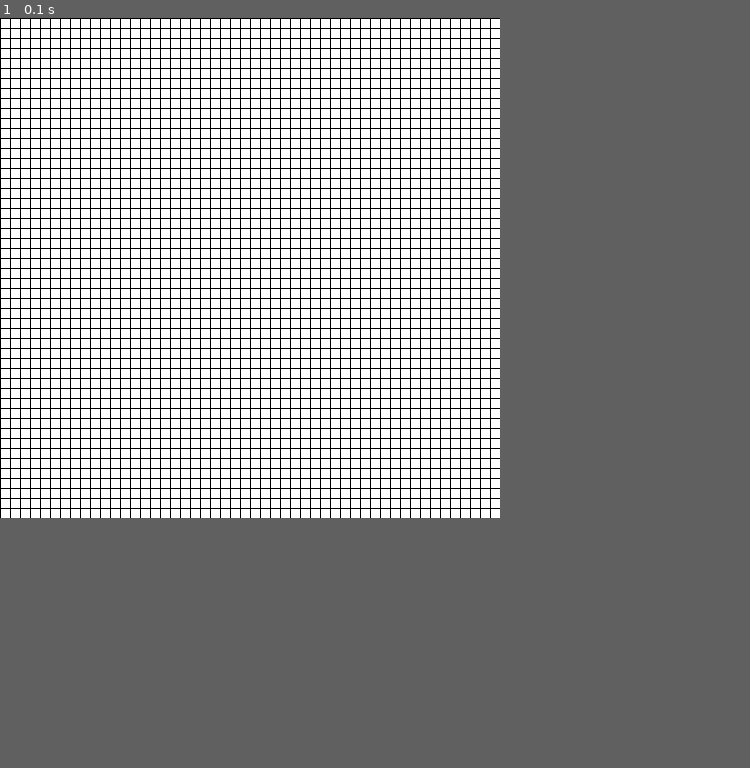
Above: before the commit, frame 1.
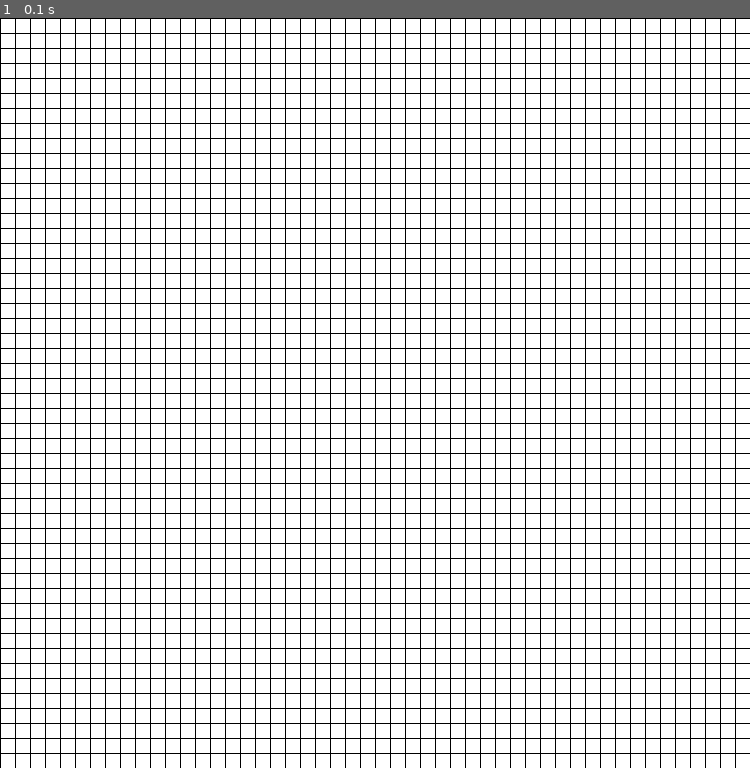
Above: after the commit, the same moment.

Repository: chenxk619/test
Game: pygame game, started from A-star_algo_GUI.py
The game is run twice, just before and just after one commit, with the same random seed, the same clock (stepped at 60 frames per second) and the same inputs.
Inputs:
- Up to frame 1 (0.1 s): no input
In our replay, the window is 500x500 before the commit and 750x750 after it. These sizes can differ from the game's own. Grey fills any space a smaller window leaves; there, only what the larger window draws over its background counts as a difference.

The runs differ from the first frame. In frame 1, 15% of the frame differs, in the area x 0-100%, y 0-100%.

Commit message:
Update A-star_algo_GUI.py

Diff:
--- a/A-star_algo_GUI.py
+++ b/A-star_algo_GUI.py
@@ -10,13 +10,13 @@
 		self.y_lines = Board.y_length + 1
 
 
-def board_init_state(start_pos, end_pos, barricades, visited, unvisited, node_path):
+def board_init_state(start_pos, end_pos, barricades, visited, unvisited, node_path, screen, multiplier):
 	screen.fill((255, 255, 255))
-	for i in range(0, 501, 10):
+	for i in range(0, 50 * multiplier + 1, multiplier):
 		# Draw horizontal lines
-		pygame.draw.line(screen, (0, 0, 0), (i, 0), (i, 500))
+		pygame.draw.line(screen, (0, 0, 0), (i, 0), (i, 50 * multiplier))
 		# Draw vertical lines
-		pygame.draw.line(screen, (0, 0, 0), (0, i), (500, i))
+		pygame.draw.line(screen, (0, 0, 0), (0, i), (50 * multiplier, i))
 
 	#Update the start_node, end_node, barricades
 	#draw rect argu is (pygame.draw.rect(window, color, (x, y, width, height))
@@ -26,34 +26,34 @@
 	if len(barricades) > 0:
 		# Draw barricades
 		for nodes in barricades:
-			pygame.draw.rect(screen, (0, 0, 0), (nodes[0] * 10 + 1, nodes[1] * 10 + 1, 9, 9))
+			pygame.draw.rect(screen, (0, 0, 0), (nodes[0] * multiplier + 1, nodes[1] * multiplier + 1, multiplier - 1, multiplier - 1))
 
 	if len(unvisited) > 0 :
 		#Draw visited nodes
 		for nodes in unvisited:
-			pygame.draw.rect(screen, (0, 255, 0), (nodes.node_pos[0] * 10 + 1, nodes.node_pos[1] * 10 + 1, 9, 9))
+			pygame.draw.rect(screen, (0, 255, 0), (nodes.node_pos[0] * multiplier + 1, nodes.node_pos[1] * multiplier + 1, multiplier - 1, multiplier - 1))
 
 	if len(visited) > 0:
 		#Draw visited nodes
 		for nodes in visited:
-			pygame.draw.rect(screen, (255, 0, 0), (nodes.node_pos[0] * 10 + 1, nodes.node_pos[1] * 10 + 1, 9, 9))
+			pygame.draw.rect(screen, (255, 0, 0), (nodes.node_pos[0] * multiplier + 1, nodes.node_pos[1] * multiplier + 1, multiplier - 1, multiplier - 1))
 
 	if len(node_path) >0 :
 		#Draw visited nodes
 		for nodes in node_path:
-			pygame.draw.rect(screen, (255, 255, 0), (nodes[0][0] * 10 + 1, nodes[0][1] * 10 + 1, 9, 9))
+			pygame.draw.rect(screen, (255, 255, 0), (nodes[0][0] * multiplier + 1, nodes[0][1] * multiplier + 1, multiplier - 1, multiplier - 1))
 
 	if start_pos is not None:
 		#Draw start node
-		pygame.draw.rect(screen, (0,0,255), (start_pos[0] * 10 + 1, start_pos[1] * 10 + 1, 9, 9))
+		pygame.draw.rect(screen, (0,0,255), (start_pos[0] * multiplier + 1, start_pos[1] * multiplier + 1, multiplier - 1, multiplier - 1))
 
 	if end_pos is not None:
 		#Draw end node
-		pygame.draw.rect(screen, (204, 0, 204), (end_pos[0] * 10 + 1, end_pos[1] * 10 + 1, 9, 9))
+		pygame.draw.rect(screen, (204, 0, 204), (end_pos[0] * multiplier + 1, end_pos[1] * multiplier + 1, multiplier - 1, multiplier - 1))
 
 	pygame.display.update()
 
-def game(start_pos, end_pos):
+def game(start_pos, end_pos, screen, multiplier):
 
 	start_state, stop, skip = False, False, False
 	visited, unvisited, node_path, barricades = set(), set(), [], []
@@ -62,7 +62,7 @@
 	while True:
 
 		if stop == True:
-			pass
+			break
 		for event in pygame.event.get():
 			if event.type == pygame.QUIT:
 				sys.exit()
@@ -71,19 +71,19 @@
 		if pygame.mouse.get_pressed()[0] and pygame.key.get_pressed()[pygame.K_1] and start_state == False:
 			mouse_position = pygame.mouse.get_pos()
 			if start_pos is None:
-				start_pos = [mouse_position[0] // 10, mouse_position[1] // 10]
+				start_pos = [mouse_position[0] // multiplier, mouse_position[1] // multiplier]
 
 		#Select end node pos
 		if pygame.mouse.get_pressed()[0] and pygame.key.get_pressed()[pygame.K_2] and start_state == False:
 			mouse_position = pygame.mouse.get_pos()
 			if end_pos is None:
-				end_pos = [mouse_position[0] // 10, mouse_position[1] // 10]
+				end_pos = [mouse_position[0] // multiplier, mouse_position[1] // multiplier]
 
 		#Only able to select barricades if the 'game' hasnt started and both start and end node pos are selected
 		if pygame.mouse.get_pressed()[0] and start_pos is not None and end_pos is not None and \
 				pygame.key.get_pressed()[pygame.K_3] and start_state == False:
 			mouse_position = pygame.mouse.get_pos()
-			pos = [mouse_position[0] // 10, mouse_position[1] // 10]
+			pos = [mouse_position[0] // multiplier, mouse_position[1] // multiplier]
 			if pos not in barricades:
 				barricades.append(pos)
 
@@ -100,20 +100,27 @@
 			# start, end = start_end()
 			start, end = Nodes(start_pos, end_pos, start_pos, [0, 0], 0), Nodes(start_pos, end_pos, end_pos, [0, 0], 0)
 			find(start, end, visited, unvisited, node_path, barricades)
+			#End node found and appended to node_path
 			if len(node_path) > 0:
 				stop = True
+				#If skipping using shift
 				if skip == True:
-					board_init_state(start_pos, end_pos, barricades, visited, unvisited, node_path)
+					board_init_state(start_pos, end_pos, barricades, visited, unvisited, node_path, screen, multiplier)
 
-		#If skipping using shift
+		#If not skipping using shift
 		if skip == False:
-			board_init_state(start_pos, end_pos, barricades, visited, unvisited, node_path)
+			board_init_state(start_pos, end_pos, barricades, visited, unvisited, node_path, screen, multiplier)
 
 
-#When starting the game
-pygame.init()
-pygame.display.set_caption('A* pathing algo')
-size = width, height = 500, 500
-screen = pygame.display.set_mode(size)
-game(None, None)
-time.sleep(5)
+
+def main():
+	#When starting the game
+	multiplier = 15
+	pygame.init()
+	pygame.display.set_caption('A* pathing algo')
+	size = width, height = 50 * multiplier, 50 * multiplier
+	screen = pygame.display.set_mode(size)
+	game(None, None, screen, multiplier)
+	time.sleep(5)
+
+main()
